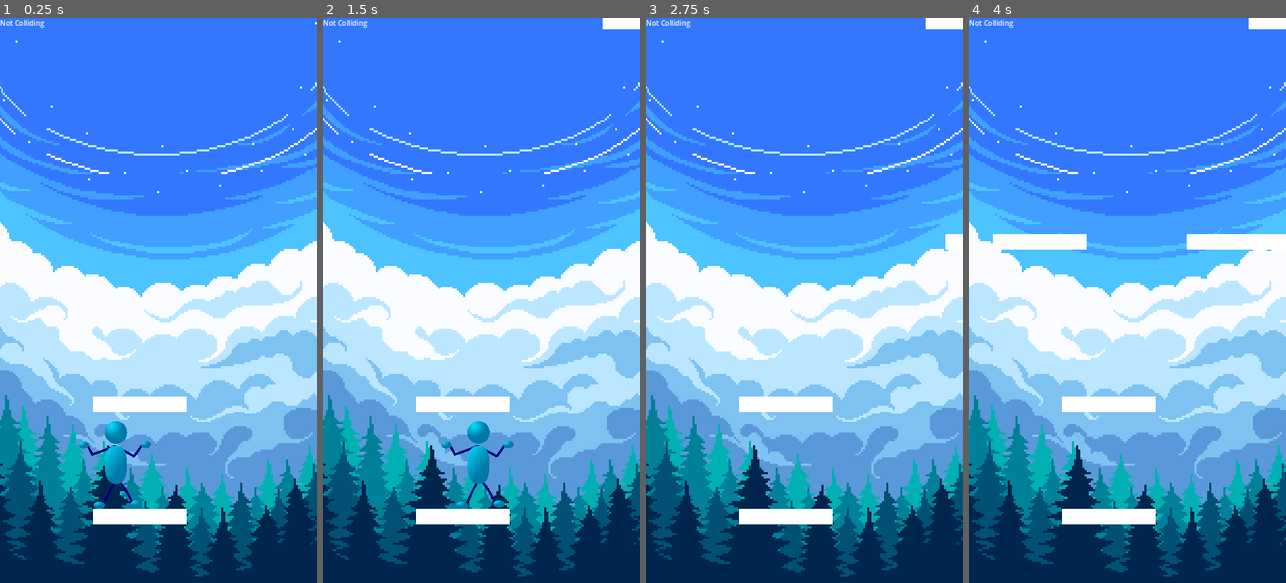
Above: before the commit, frames 1-4 (left to right).
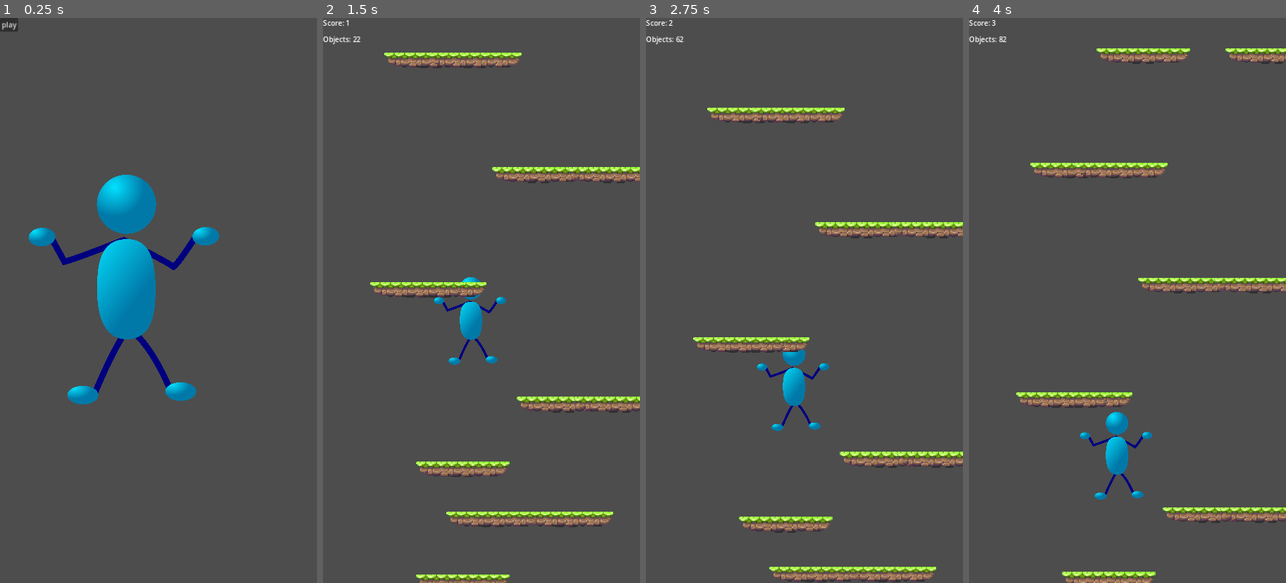
Above: after the commit, the same moments.

Repository: Cashigtro/Enviroment-Up
Game: Godot game, scene res://scenes/menu.tscn
Two runs of this game, one before a commit and one after it. Both use one fixed random seed, a clock stepped at 60 frames per second and the inputs below. Before the commit the project starts from res://scenes/main.tscn. Sound files missing from this copy of the repository are replaced by a short silence.
Inputs (mouse positions are in pixels of both pictures, inside the frame that each line leads up to):
- Up to frame 1 (0.25 s): no input
- Up to frame 2 (1.5 s): click (332, 23) at 0.5 s, where only the run after the commit has a clickable "play"; tap Enter (ui_accept) at 1.25, 1.35 s; hold Right (ui_right) from 1.28 s (still down)
- Up to frame 3 (2.75 s): keep holding Right (ui_right); tap Enter (ui_accept) at 1.52, 1.82, 2.1, 2.27, 2.57 s
- Up to frame 4 (4 s): release Right (ui_right) at 2.78 s; hold Left (ui_left) 2.78-3.53 s; tap Enter (ui_accept) at 2.85, 3.6, 3.77 s; hold Right (ui_right) from 3.53 s (still down)

The runs differ from the first frame. In frame 1, 100% of the frame differs, in the area x 0-100%, y 0-100%; in frame 2, 100%; in frame 3, 100%; in frame 4, 100%.

Commit message:
made the game

Diff:
--- a/project.godot
+++ b/project.godot
@@ -11,7 +11,7 @@
 [application]
 
 config/name="up go"
-run/main_scene="res://scenes/main.tscn"
+run/main_scene="res://scenes/menu.tscn"
 config/features=PackedStringArray("4.1", "Forward Plus")
 config/icon="res://icon.svg"
 
@@ -21,6 +21,11 @@
 window/size/viewport_height=1280
 window/stretch/mode="canvas_items"
 
+[editor]
+
+movie_writer/movie_file="D:/godot/godot4.1/Enviroment-Up/movies/file.avi"
+movie_writer/fps=300
+
 [input]
 
 reset={
@@ -28,3 +33,38 @@
 "events": [Object(InputEventKey,"resource_local_to_scene":false,"resource_name":"","device":-1,"window_id":0,"alt_pressed":false,"shift_pressed":false,"ctrl_pressed":false,"meta_pressed":false,"pressed":false,"keycode":0,"physical_keycode":82,"key_label":0,"unicode":114,"echo":false,"script":null)
 ]
 }
+up={
+"deadzone": 0.5,
+"events": [Object(InputEventKey,"resource_local_to_scene":false,"resource_name":"","device":-1,"window_id":0,"alt_pressed":false,"shift_pressed":false,"ctrl_pressed":false,"meta_pressed":false,"pressed":false,"keycode":0,"physical_keycode":87,"key_label":0,"unicode":119,"echo":false,"script":null)
+, Object(InputEventJoypadMotion,"resource_local_to_scene":false,"resource_name":"","device":-1,"axis":1,"axis_value":-1.0,"script":null)
+]
+}
+down={
+"deadzone": 0.5,
+"events": [Object(InputEventJoypadMotion,"resource_local_to_scene":false,"resource_name":"","device":-1,"axis":1,"axis_value":1.0,"script":null)
+, Object(InputEventKey,"resource_local_to_scene":false,"resource_name":"","device":-1,"window_id":0,"alt_pressed":false,"shift_pressed":false,"ctrl_pressed":false,"meta_pressed":false,"pressed":false,"keycode":0,"physical_keycode":83,"key_label":0,"unicode":115,"echo":false,"script":null)
+]
+}
+left={
+"deadzone": 0.5,
+"events": [Object(InputEventJoypadMotion,"resource_local_to_scene":false,"resource_name":"","device":-1,"axis":0,"axis_value":-1.0,"script":null)
+, Object(InputEventKey,"resource_local_to_scene":false,"resource_name":"","device":-1,"window_id":0,"alt_pressed":false,"shift_pressed":false,"ctrl_pressed":false,"meta_pressed":false,"pressed":false,"keycode":0,"physical_keycode":65,"key_label":0,"unicode":97,"echo":false,"script":null)
+]
+}
+right={
+"deadzone": 0.5,
+"events": [Object(InputEventJoypadMotion,"resource_local_to_scene":false,"resource_name":"","device":-1,"axis":0,"axis_value":1.0,"script":null)
+, Object(InputEventKey,"resource_local_to_scene":false,"resource_name":"","device":-1,"window_id":0,"alt_pressed":false,"shift_pressed":false,"ctrl_pressed":false,"meta_pressed":false,"pressed":false,"keycode":0,"physical_keycode":68,"key_label":0,"unicode":100,"echo":false,"script":null)
+]
+}
+jump={
+"deadzone": 0.5,
+"events": [Object(InputEventKey,"resource_local_to_scene":false,"resource_name":"","device":-1,"window_id":0,"alt_pressed":false,"shift_pressed":false,"ctrl_pressed":false,"meta_pressed":false,"pressed":false,"keycode":0,"physical_keycode":32,"key_label":0,"unicode":32,"echo":false,"script":null)
+, Object(InputEventMouseButton,"resource_local_to_scene":false,"resource_name":"","device":-1,"window_id":0,"alt_pressed":false,"shift_pressed":false,"ctrl_pressed":false,"meta_pressed":false,"button_mask":1,"position":Vector2(226, 15),"global_position":Vector2(230, 58),"factor":1.0,"button_index":1,"canceled":false,"pressed":true,"double_click":false,"script":null)
+, Object(InputEventJoypadButton,"resource_local_to_scene":false,"resource_name":"","device":-1,"button_index":0,"pressure":0.0,"pressed":true,"script":null)
+]
+}
+
+[input_devices]
+
+pointing/emulate_touch_from_mouse=true
--- /dev/null
+++ b/scenes/game_over.tscn
@@ -0,0 +1,45 @@
+[gd_scene load_steps=2 format=3 uid="uid://d2h7ojqlk1xv0"]
+
+[ext_resource type="Script" path="res://scripts/game_over.gd" id="1_inmim"]
+
+[node name="game_over" type="Control"]
+layout_mode = 3
+anchors_preset = 15
+anchor_right = 1.0
+anchor_bottom = 1.0
+grow_horizontal = 2
+grow_vertical = 2
+script = ExtResource("1_inmim")
+
+[node name="label" type="Label" parent="."]
+layout_mode = 1
+anchors_preset = 10
+anchor_right = 1.0
+offset_bottom = 26.0
+grow_horizontal = 2
+theme_override_font_sizes/font_size = 71
+text = "Game Over!"
+horizontal_alignment = 1
+vertical_alignment = 1
+
+[node name="buttons" type="VBoxContainer" parent="."]
+layout_mode = 1
+anchors_preset = 8
+anchor_left = 0.5
+anchor_top = 0.5
+anchor_right = 0.5
+anchor_bottom = 0.5
+offset_left = -165.0
+offset_top = -78.0
+offset_right = 166.0
+offset_bottom = 110.0
+grow_horizontal = 2
+grow_vertical = 2
+
+[node name="play_again" type="Button" parent="buttons"]
+layout_mode = 2
+size_flags_vertical = 3
+theme_override_font_sizes/font_size = 56
+text = "Play Again"
+
+[connection signal="pressed" from="buttons/play_again" to="." method="_on_play_again_pressed"]
--- a/scenes/main.tscn
+++ b/scenes/main.tscn
@@ -1,30 +1,66 @@
-[gd_scene load_steps=6 format=3 uid="uid://cw31mc8rmgi4g"]
+[gd_scene load_steps=9 format=3 uid="uid://cw31mc8rmgi4g"]
 
-[ext_resource type="Texture2D" uid="uid://bcdw6q2tuxxrg" path="res://clouds.png" id="1_6rc5k"]
 [ext_resource type="Script" path="res://scripts/main.gd" id="1_7tk1n"]
 [ext_resource type="PackedScene" uid="uid://cx068j6jtr15a" path="res://scenes/player.tscn" id="2_8b0qv"]
+[ext_resource type="PackedScene" uid="uid://d2h7ojqlk1xv0" path="res://scenes/game_over.tscn" id="2_qvirj"]
 [ext_resource type="PackedScene" uid="uid://cycpjc1x4aegn" path="res://scenes/platform.tscn" id="3_atn6h"]
 [ext_resource type="Script" path="res://scripts/platforms.gd" id="3_qloub"]
+[ext_resource type="Script" path="res://scripts/camera.gd" id="6_l30ci"]
+
+[sub_resource type="Animation" id="Animation_kbpsq"]
+resource_name = "in"
+length = 4.0
+tracks/0/type = "value"
+tracks/0/imported = false
+tracks/0/enabled = true
+tracks/0/path = NodePath("game_over:position")
+tracks/0/interp = 1
+tracks/0/loop_wrap = true
+tracks/0/keys = {
+"times": PackedFloat32Array(0, 1),
+"transitions": PackedFloat32Array(0.2, 1),
+"update": 0,
+"values": [Vector2(720, 0), Vector2(0, 0)]
+}
+
+[sub_resource type="AnimationLibrary" id="AnimationLibrary_g7p3j"]
+_data = {
+"in": SubResource("Animation_kbpsq")
+}
 
 [node name="main" type="Node2D"]
 script = ExtResource("1_7tk1n")
 
-[node name="bg" type="TextureRect" parent="."]
-texture_filter = 1
-offset_left = -125.0
-offset_right = 1507.0
-offset_bottom = 2176.0
-scale = Vector2(0.59, 0.59)
-texture = ExtResource("1_6rc5k")
+[node name="ui" type="CanvasLayer" parent="."]
+process_mode = 3
 
-[node name="ui" type="CanvasLayer" parent="."]
-
-[node name="test" type="Label" parent="ui"]
+[node name="score" type="Label" parent="ui"]
 offset_right = 40.0
 offset_bottom = 23.0
+text = "Score: 0"
+
+[node name="objects" type="Label" parent="ui"]
+offset_top = 37.0
+offset_right = 40.0
+offset_bottom = 63.0
+text = "sc"
+
+[node name="game_over" parent="ui" instance=ExtResource("2_qvirj")]
+visible = false
+offset_right = 0.00012207
+
+[node name="anim" type="Control" parent="ui"]
+layout_mode = 3
+anchors_preset = 0
+
+[node name="game_over_anim_player" type="AnimationPlayer" parent="ui/anim"]
+root_node = NodePath("../..")
+libraries = {
+"": SubResource("AnimationLibrary_g7p3j")
+}
 
 [node name="player" parent="." instance=ExtResource("2_8b0qv")]
-position = Vector2(261, 1009)
+position = Vector2(334, 581)
 
 [node name="platforms" type="Node2D" parent="."]
 script = ExtResource("3_qloub")
@@ -35,8 +71,11 @@
 [node name="platform2" parent="platforms" instance=ExtResource("3_atn6h")]
 position = Vector2(221, 867)
 
-[node name="Marker2D" type="Marker2D" parent="."]
-position = Vector2(-3, 1139)
-
 [node name="Timer" type="Timer" parent="."]
 autostart = true
+
+[node name="camera" type="Camera2D" parent="."]
+position = Vector2(352, 661)
+script = ExtResource("6_l30ci")
+
+[connection signal="play_button_pressed" from="ui/game_over" to="." method="_on_game_over_play_button_pressed"]
--- /dev/null
+++ b/scenes/menu.tscn
@@ -0,0 +1,88 @@
+[gd_scene load_steps=7 format=3 uid="uid://c3v8vcindm375"]
+
+[ext_resource type="Script" path="res://scripts/menu.gd" id="1_64qqg"]
+[ext_resource type="Texture2D" uid="uid://c33h1auqowl13" path="res://player.png" id="1_xgpvo"]
+[ext_resource type="AudioStream" uid="uid://cuw0bx3tidpkh" path="res://assets/audio/music1.wav" id="2_0ikeo"]
+[ext_resource type="PackedScene" uid="uid://t5630so5qwho" path="res://scenes/my_button.tscn" id="3_18pj2"]
+
+[sub_resource type="Animation" id="Animation_q43qa"]
+resource_name = "animation"
+length = 2.8
+loop_mode = 1
+tracks/0/type = "value"
+tracks/0/imported = false
+tracks/0/enabled = true
+tracks/0/path = NodePath(".:scale")
+tracks/0/interp = 1
+tracks/0/loop_wrap = true
+tracks/0/keys = {
+"times": PackedFloat32Array(0.7, 1.4, 2.1),
+"transitions": PackedFloat32Array(0.2, 0.2, 0.2),
+"update": 0,
+"values": [Vector2(0.216785, 0.216785), Vector2(0.327, 0.327), Vector2(0.217, 0.217)]
+}
+tracks/1/type = "value"
+tracks/1/imported = false
+tracks/1/enabled = true
+tracks/1/path = NodePath(".:position")
+tracks/1/interp = 1
+tracks/1/loop_wrap = true
+tracks/1/keys = {
+"times": PackedFloat32Array(0, 0.7, 2.1, 2.8),
+"transitions": PackedFloat32Array(0.2, 0.2, 0.2, 0.2),
+"update": 0,
+"values": [Vector2(-1208, -585), Vector2(-650.635, -585), Vector2(-650.635, -585), Vector2(-10, -585)]
+}
+tracks/2/type = "value"
+tracks/2/imported = false
+tracks/2/enabled = true
+tracks/2/path = NodePath(".:rotation")
+tracks/2/interp = 1
+tracks/2/loop_wrap = true
+tracks/2/keys = {
+"times": PackedFloat32Array(0.7, 1.4, 2.1),
+"transitions": PackedFloat32Array(0.2, 0.2, 0.2),
+"update": 0,
+"values": [0.0, 0.261799, 0.0]
+}
+
+[sub_resource type="AnimationLibrary" id="AnimationLibrary_qvrgi"]
+_data = {
+"animation": SubResource("Animation_q43qa")
+}
+
+[node name="menu" type="Control"]
+layout_mode = 3
+anchors_preset = 15
+anchor_right = 1.0
+anchor_bottom = 1.0
+grow_horizontal = 2
+grow_vertical = 2
+script = ExtResource("1_64qqg")
+
+[node name="player" type="TextureRect" parent="."]
+layout_mode = 0
+offset_left = -1208.0
+offset_top = -585.0
+offset_right = 787.86
+offset_bottom = 1815.0
+scale = Vector2(0.216792, 0.216792)
+pivot_offset = Vector2(992, 1200)
+texture = ExtResource("1_xgpvo")
+
+[node name="AnimationPlayer" type="AnimationPlayer" parent="player"]
+autoplay = "animation"
+libraries = {
+"": SubResource("AnimationLibrary_qvrgi")
+}
+
+[node name="AudioStreamPlayer2D" type="AudioStreamPlayer2D" parent="."]
+stream = ExtResource("2_0ikeo")
+autoplay = true
+max_distance = 4.34525e+13
+
+[node name="my_button" parent="." instance=ExtResource("3_18pj2")]
+layout_mode = 0
+text = "play"
+
+[connection signal="button_up" from="my_button" to="." method="_on_my_button_button_up"]
--- /dev/null
+++ b/scenes/my_button.tscn
@@ -0,0 +1,23 @@
+[gd_scene load_steps=4 format=3 uid="uid://t5630so5qwho"]
+
+[ext_resource type="Script" path="res://scripts/my_button.gd" id="1_aiucr"]
+[ext_resource type="AudioStream" uid="uid://c6jsmj5me24vr" path="res://assets/audio/click_down.mp3" id="2_cyvon"]
+[ext_resource type="AudioStream" uid="uid://b7f7sywhsi6b0" path="res://assets/audio/click_up.mp3" id="3_ax3gf"]
+
+[node name="my_button" type="Button"]
+offset_right = 8.0
+offset_bottom = 8.0
+text = "my button"
+script = ExtResource("1_aiucr")
+
+[node name="down" type="AudioStreamPlayer" parent="."]
+stream = ExtResource("2_cyvon")
+volume_db = 8.0
+
+[node name="up" type="AudioStreamPlayer" parent="."]
+stream = ExtResource("3_ax3gf")
+volume_db = 8.0
+
+[connection signal="button_down" from="." to="." method="_on_button_down"]
+[connection signal="button_up" from="." to="." method="_on_button_up"]
+[connection signal="pressed" from="." to="." method="_on_pressed"]
--- a/scenes/platform.tscn
+++ b/scenes/platform.tscn
@@ -1,13 +1,16 @@
-[gd_scene load_steps=3 format=3 uid="uid://cycpjc1x4aegn"]
+[gd_scene load_steps=4 format=3 uid="uid://cycpjc1x4aegn"]
 
-[ext_resource type="Script" path="res://scripts/below_platform.gd" id="1_b52kl"]
+[ext_resource type="Script" path="res://scripts/platform.gd" id="1_fkhhm"]
+[ext_resource type="Texture2D" uid="uid://cikeltuymky38" path="res://platform.png" id="1_vikr2"]
 
 [sub_resource type="RectangleShape2D" id="RectangleShape2D_bhk6p"]
 size = Vector2(213, 35)
 
 [node name="platform" type="StaticBody2D"]
+script = ExtResource("1_fkhhm")
 
 [node name="ColorRect" type="ColorRect" parent="."]
+visible = false
 offset_left = -10.0
 offset_top = -10.0
 offset_right = 30.0
@@ -17,12 +20,11 @@
 [node name="platform_collision" type="CollisionShape2D" parent="."]
 position = Vector2(96.5, 7.5)
 shape = SubResource("RectangleShape2D_bhk6p")
+one_way_collision = true
 
-[node name="below_platform" type="Area2D" parent="."]
-script = ExtResource("1_b52kl")
+[node name="Sprite2D" type="Sprite2D" parent="."]
+position = Vector2(96.5781, 7.25)
+scale = Vector2(0.499633, 0.369792)
+texture = ExtResource("1_vikr2")
 
-[node name="collider" type="CollisionShape2D" parent="below_platform"]
-position = Vector2(96, 43)
-shape = SubResource("RectangleShape2D_bhk6p")
-
-[connection signal="body_entered" from="below_platform" to="below_platform" method="_on_body_entered"]
+[node name="visible" type="VisibleOnScreenNotifier2D" parent="."]
--- a/scenes/player.tscn
+++ b/scenes/player.tscn
@@ -1,7 +1,10 @@
-[gd_scene load_steps=3 format=3 uid="uid://cx068j6jtr15a"]
+[gd_scene load_steps=4 format=3 uid="uid://cx068j6jtr15a"]
 
 [ext_resource type="Script" path="res://scripts/player.gd" id="1_11enx"]
 [ext_resource type="Texture2D" uid="uid://c33h1auqowl13" path="res://player.png" id="1_kejn0"]
+
+[sub_resource type="RectangleShape2D" id="RectangleShape2D_ucyag"]
+size = Vector2(111, 20)
 
 [node name="player" type="CharacterBody2D"]
 script = ExtResource("1_11enx")
@@ -13,10 +16,12 @@
 [node name="CollisionPolygon2D" type="CollisionPolygon2D" parent="."]
 scale = Vector2(0.082721, 0.082721)
 polygon = PackedVector2Array(121.5, -1190.6, 121.5, -1189.4, 151.5, -1179.4, 151.5, -1178.2, 183.5, -1163.3, 183.5, -11 …(1176 unchanged characters)…
+disabled = true
 
 [node name="CollisionPolygon2D2" type="CollisionPolygon2D" parent="."]
 scale = Vector2(0.082721, 0.082721)
 polygon = PackedVector2Array(888.5, -657, 888.5, -655.7, 925.5, -647.6, 925.5, -646.2, 959.5, -629.2, 959.5, -627.9, 97 …(4420 unchanged characters)…
+disabled = true
 
 [node name="RayCast2D" type="RayCast2D" parent="."]
 position = Vector2(0, -98)
@@ -24,3 +29,9 @@
 
 [node name="feet_loc" type="Marker2D" parent="."]
 position = Vector2(0, 84)
+
+[node name="CollisionShape2D" type="CollisionShape2D" parent="."]
+position = Vector2(7.5, 90)
+shape = SubResource("RectangleShape2D_ucyag")
+
+[node name="visable" type="VisibleOnScreenNotifier2D" parent="."]
--- a/scripts/below_platform.gd
+++ /dev/null
@@ -1,7 +0,0 @@
-extends Area2D
-
-
-signal body_entered_zone
-
-func _on_body_entered(body):
-	body_entered_zone.emit(body)
--- /dev/null
+++ b/scripts/camera.gd
@@ -0,0 +1,25 @@
+extends Camera2D
+
+@export var camera_constant_y_add_amount = 100
+@onready var bg = $"../bg"
+@onready var player = $"../player"
+
+var width = ProjectSettings.get_setting("display/window/size/viewport_width")
+var height = ProjectSettings.get_setting("display/window/size/viewport_height")
+
+func _ready():
+	position = Vector2(width/2, height/2)
+
+
+#func _process(delta):
+##	var new_position = (camera_constant_y_add_amount + (position.y - player.global_position.y / 2)) * delta
+#	var new_position = (camera_constant_y_add_amount - player.position.y) * 100 * delta
+#	position.y = new_position
+#	bg.position.y = new_position
+#
+
+func _physics_process(delta):
+	if player.global_position.y < global_position.y:
+		global_position.y = player.global_position.y
+	else:
+		global_position.y -= camera_constant_y_add_amount * delta
--- /dev/null
+++ b/scripts/game_over.gd
@@ -0,0 +1,8 @@
+extends Control
+
+signal play_button_pressed
+
+
+
+func _on_play_again_pressed():
+	play_button_pressed.emit()
--- a/scripts/main.gd
+++ b/scripts/main.gd
@@ -1,12 +1,51 @@
 extends Node2D
+@onready var camera = $camera
 
+@onready var bg = $bg
+@onready var player = $player
+@onready var player_on_screen = $player.get_child(6)
+@onready var game_over_anim_player = $ui/anim/game_over_anim_player
+@onready var game_over_screen = $ui/game_over
+@onready var platforms = $platforms
+@onready var objects_label = $ui/objects
+var timer_done = false
 
-# Called when the node enters the scene tree for the first time.
 func _ready():
-	pass # Replace with function body.
+	get_tree().create_timer(1).timeout.connect(
+		func timout():
+			timer_done = true
+	)
 
-
-# Called every frame. 'delta' is the elapsed time since the previous frame.
 func _process(delta):
 	if Input.is_action_pressed("reset"):
 		get_tree().reload_current_scene()
+	if player_on_screen.is_on_screen() == false and timer_done and player.global_position.y > camera.global_position.y:
+		game_over()
+
+
+
+#	for child in platforms.get_children():
+#		if child.get_child(3).is_on_screen() == false:
+#			child.queue_free()
+#			await get_tree().create_timer(1)
+
+	objects_label.text = "Objects: {}".format([platforms.get_child_count()], "{}")
+
+func game_over():
+	print("ASDAS")
+	game_over_screen.visible = true
+	game_over_anim_player.play("in")
+	var tween = create_tween().set_parallel(true)
+	tween.tween_property(player, "position", camera.position, 1)
+	await tween.finished
+	get_tree().paused = true
+	await game_over_anim_player.animation_finished
+
+
+
+
+
+func _on_game_over_play_button_pressed():
+	get_tree().paused = false
+	game_over_screen.visible = false
+	get_tree().reload_current_scene()
--- /dev/null
+++ b/scripts/menu.gd
@@ -0,0 +1,10 @@
+extends Control
+
+func _ready():
+	$AudioStreamPlayer2D.finished.connect(
+		func play():
+			$AudioStreamPlayer2D.play()
+	)
+
+func _on_my_button_button_up():
+	get_tree().change_scene_to_file("res://scenes/main.tscn")
--- /dev/null
+++ b/scripts/my_button.gd
@@ -0,0 +1,11 @@
+extends Button
+
+
+
+
+func _on_button_down():
+	$down.play()
+
+
+func _on_button_up():
+	$up.play()
--- /dev/null
+++ b/scripts/platform.gd
@@ -0,0 +1,9 @@
+extends StaticBody2D
+
+
+# Called when the node enters the scene tree for the first time.
+func _ready():
+	pass # Replace with function body.
+
+
+# Called every frame. 'delta' is the elapsed time since the previous frame.
--- a/scripts/platforms.gd
+++ b/scripts/platforms.gd
@@ -2,6 +2,7 @@
 
 @onready var platforms = $"."
 @onready var platform = preload("res://scenes/platform.tscn")
+@onready var player = $"../player"
 
 var width = ProjectSettings.get_setting("display/window/size/viewport_width")
 var height = ProjectSettings.get_setting("display/window/size/viewport_height")
@@ -9,22 +10,45 @@
 var spawn_location = Vector2(1,1)
 @onready var timer = $"../Timer"
 
+@export var amount_of_platforms = 2
+@export var platform_y_seperation = 260
+@export var platform_x_amount = 2
+@export var spawn_per_timer = 10
+var prev_platform_seperation = 0
+
 
 func _ready():
-
+	spawn_platform()
 	timer.timeout.connect(spawn_platform)
 
 func spawn_platform():
+	for e in range(spawn_per_timer):
+		for i in range(platform_x_amount):
+			spawn_location = Vector2i(
+				randi_range(0+90, width-90),
+				(prev_platform_seperation + platform_y_seperation) + 720
 
-	spawn_location = Vector2i(
-		randi_range(0, width),
-		randi_range(0, height)
-	)
-
-	spawn_location.y = spawn_location.y - (spawn_location.y % 500)
-
-	var p = platform.instantiate()
-	p.position = spawn_location
+			)
+			var p = platform.instantiate()
+			p.position = spawn_location
+			platforms.add_child(p)
 
 
-	platforms.add_child(p)
+		prev_platform_seperation -= platform_y_seperation
+
+#func spawn_platform():
+#
+#	spawn_location = Vector2i(
+#		randi_range(0, width),
+#		randi_range(0, height)
+#	)
+#
+#	spawn_location.y = spawn_location.y - (spawn_location.y % 500)
+#
+#	var p = platform.instantiate()
+#	p.position = spawn_location
+#
+#	for i in range(1):
+#		print(i)
+#
+#	platforms.add_child(p)
--- a/scripts/player.gd
+++ b/scripts/player.gd
@@ -6,6 +6,8 @@
 
 # Get the gravity from the project settings to be synced with RigidBody nodes.
 @onready var feet_loc = $feet_loc
+@onready var score_label = $"../ui/score"
+var score = 0
 
 #var gravity = ProjectSettings.get_setting("physics/2d/default_gravity")
 var gravity = 1240
@@ -19,36 +21,17 @@
 		velocity.y += gravity * delta
 
 	# Handle Jump.
-	if Input.is_action_just_pressed("ui_accept") and is_on_floor():
+	if is_on_floor():
 		velocity.y = JUMP_VELOCITY
+		score += 1
+		score_label.text = "Score: {}".format([score], "{}")
 
 	# Get the input direction and handle the movement/deceleration.
 	# As good practice, you should replace UI actions with custom gameplay actions.
-	var direction = Input.get_axis("ui_left", "ui_right")
+	var direction = Input.get_axis("left", "right")
 	if direction:
 		velocity.x = direction * SPEED
 	else:
 		velocity.x = move_toward(velocity.x, 0, SPEED)
 
 	move_and_slide()
-
-#	if ray.is_colliding():
-#		collider = ray.get_collider()
-#
-#		collider.get_child(1).disabled = true
-#		$"../ui/test".text = "Colliding"
-#	elif !ray.is_colliding():
-#		if collider and is_on_floor() == true:
-#			if collider.get_child(1).position.y < feet_loc.global_position.y:
-#				collider.get_child(1).disabled = false
-#				$"../ui/test".text = "Not Colliding"
-
-	ray.add_exception(self)
-
-	if ray.is_colliding():
-		collider = ray.get_collider()
-		collider.get_child(1).disabled = true
-		$"../ui/test".text = "Colliding"
-	elif ray.is_colliding() == false and collider:
-		collider.get_child(1).disabled = false
-		$"../ui/test".text = "Not Colliding"
--- /dev/null
+++ b/theme.tres
@@ -0,0 +1,3 @@
+[gd_resource type="Theme" format=3 uid="uid://bn33bore26gxr"]
+
+[resource]
Not shown, added: assets/audio/click.mp3.import
Not shown, added: assets/audio/click_down.mp3.import
Not shown, added: assets/audio/click_up.mp3.import
Not shown, added: assets/audio/music1.wav.import
Binary file added: platform.png
Not shown, added: platform.png.import
Not shown, added: assets/audio/click.mp3
Not shown, added: assets/audio/click_down.mp3
Not shown, added: assets/audio/click_up.mp3
Not shown, added: assets/audio/music1.wav
Not shown, added: movies/file.avi
